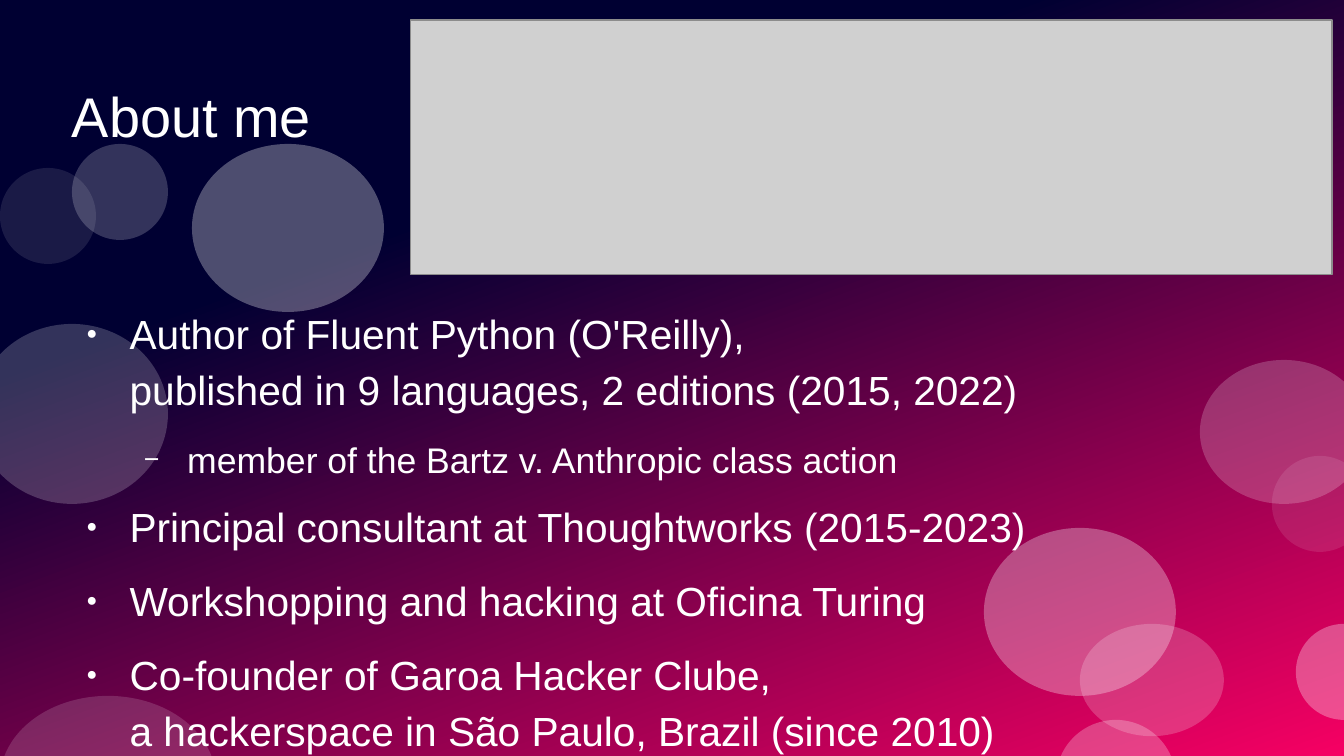
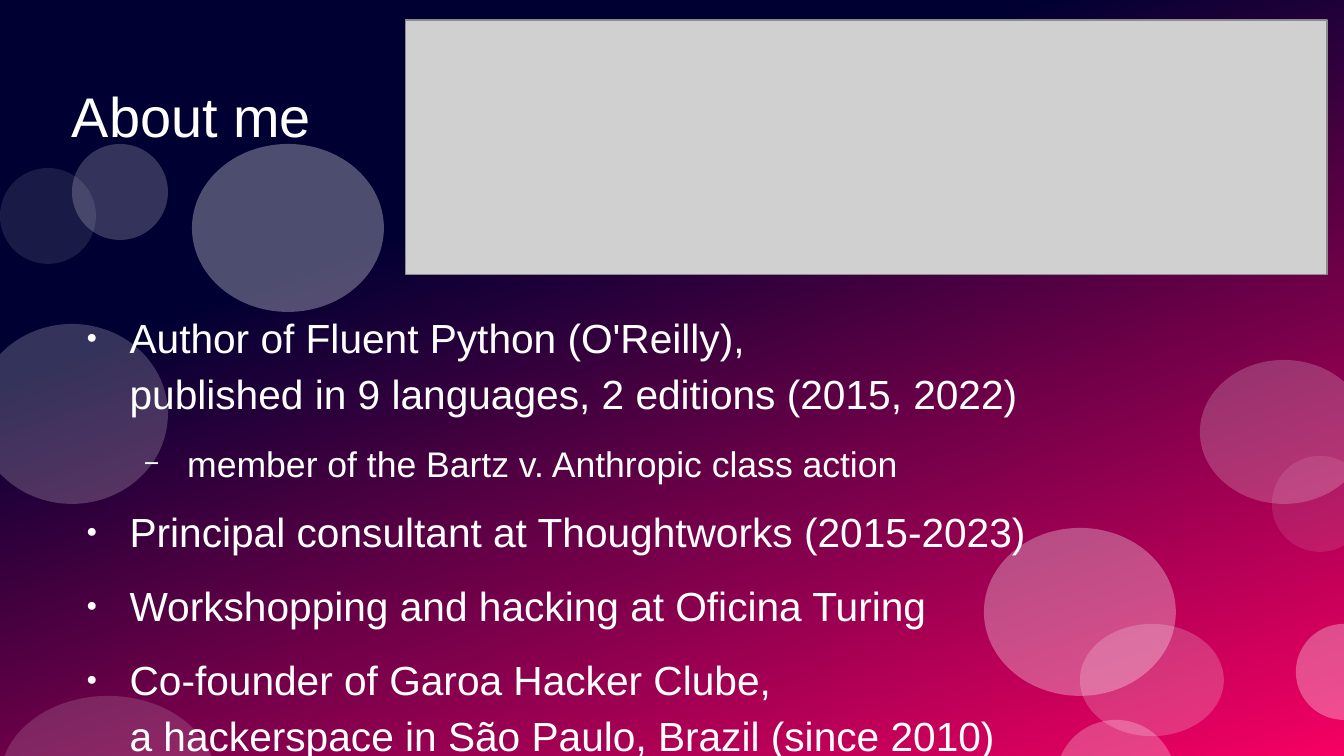
Before and after one commit to ramalho/sets-in-go, a slide deck: slide 2 of sets-in-go.odp. Drawn at 1344x756 pixels with LibreOffice and Linux fonts; fonts in the diff are those of the drawing; grey boxes stand for pictures. Boxes give left, top, right and bottom in pixels: in the first picture for what was removed or moved away, otherwise in the second. Text is boxed around its words. In the diff, an @@ line names an element or a change of style, - is before the commit and + after.

Commit message:
updated slides

```diff
--- a/sets-in-go.odp
+++ b/sets-in-go.odp
@@ picture: place and size @@
-picture at bbox=[411, 21, 1333, 276]
+picture at bbox=[406, 21, 1328, 276]
@@ text "Author of Fluent Python (O'Reilly), ...": place and size @@
-text "Author of Fluent Python (O'Reilly), ..." at bbox=[130, 319, 1025, 754]
+text "Author of Fluent Python (O'Reilly), ..." at bbox=[130, 323, 1025, 756]
```
